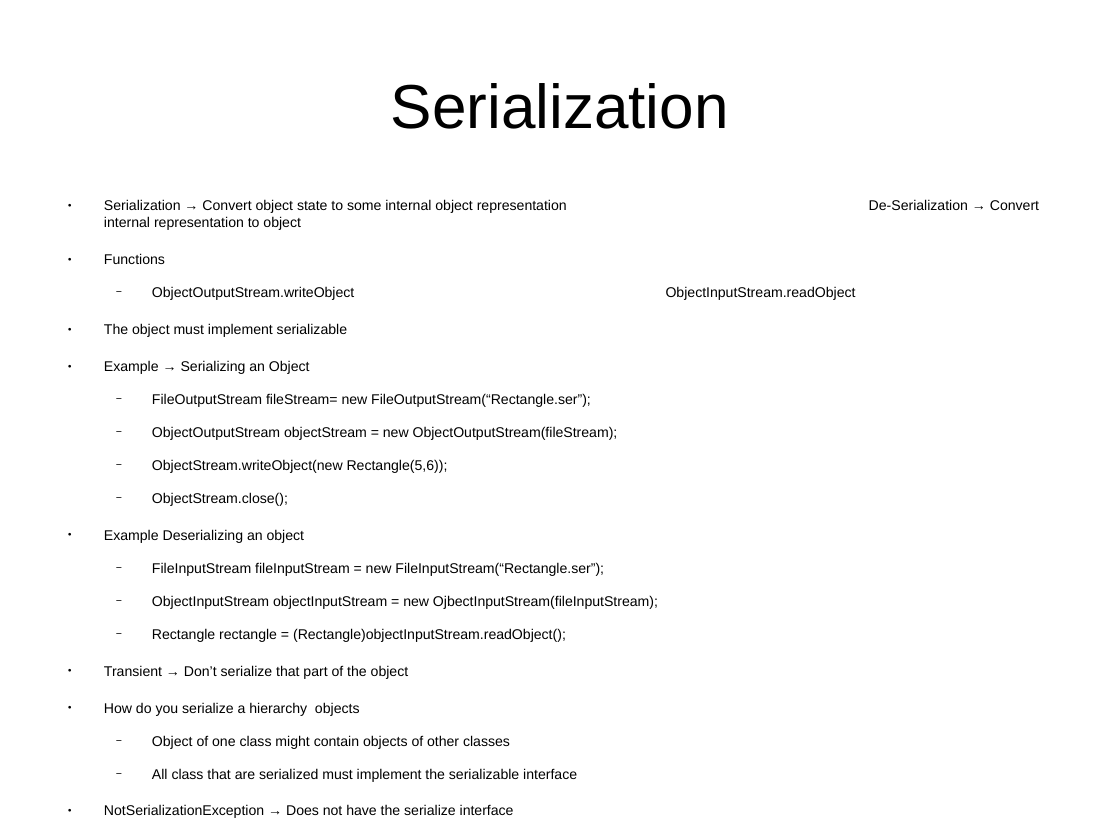
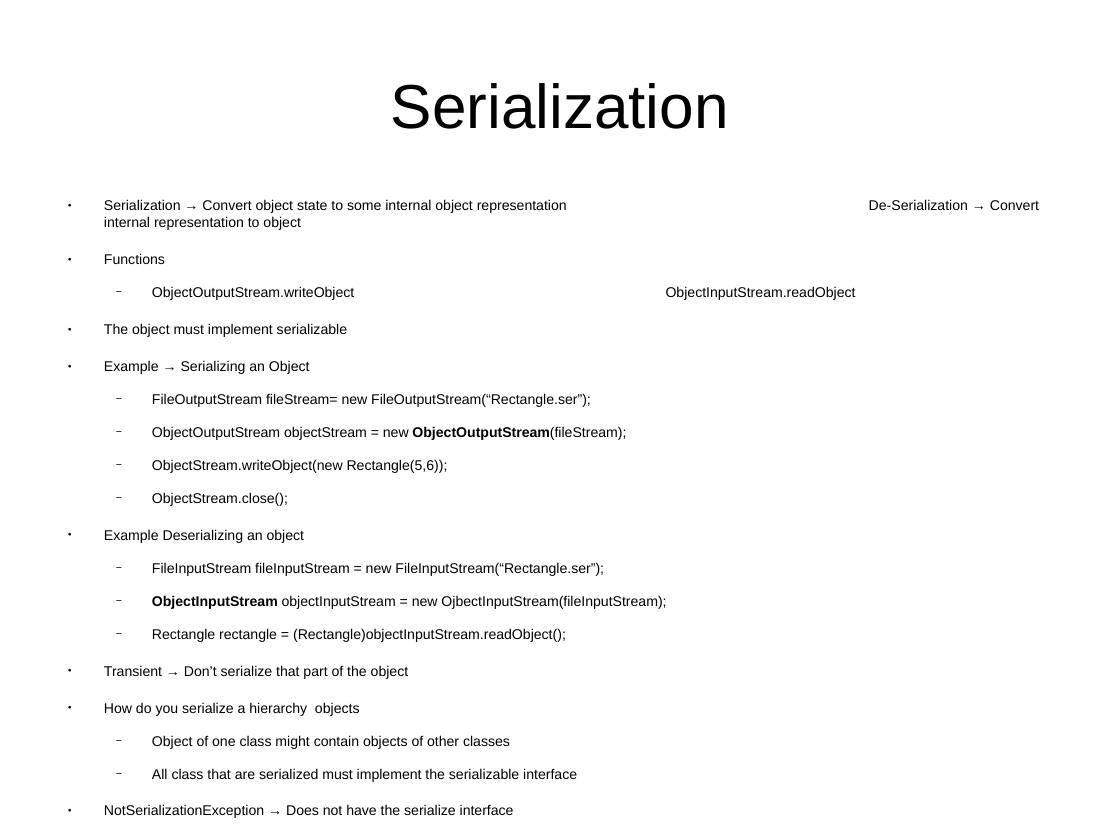
Before and after one commit to CharlesStockman/notesFromCourses, a slide deck: slide 14 of java/core/02_opp.odp. Drawn at 1120x840 pixels with LibreOffice and Linux fonts; fonts in the diff are those of the drawing. Boxes give left, top, right and bottom in pixels: in the first picture for what was removed or moved away, otherwise in the second. Text is boxed around its words. In the diff, an @@ line names an element or a change of style, - is before the commit and + after.

```diff
--- a/java/core/02_opp.odp
+++ b/java/core/02_opp.odp
@@ text at (x1=152, y1=426, x2=666, y2=609): bold on in "ObjectOutputStream(fileStream);", "ObjectInputStream" @@
```
Also in this commit, not shown: 1 other slide changed, 9 other files.
